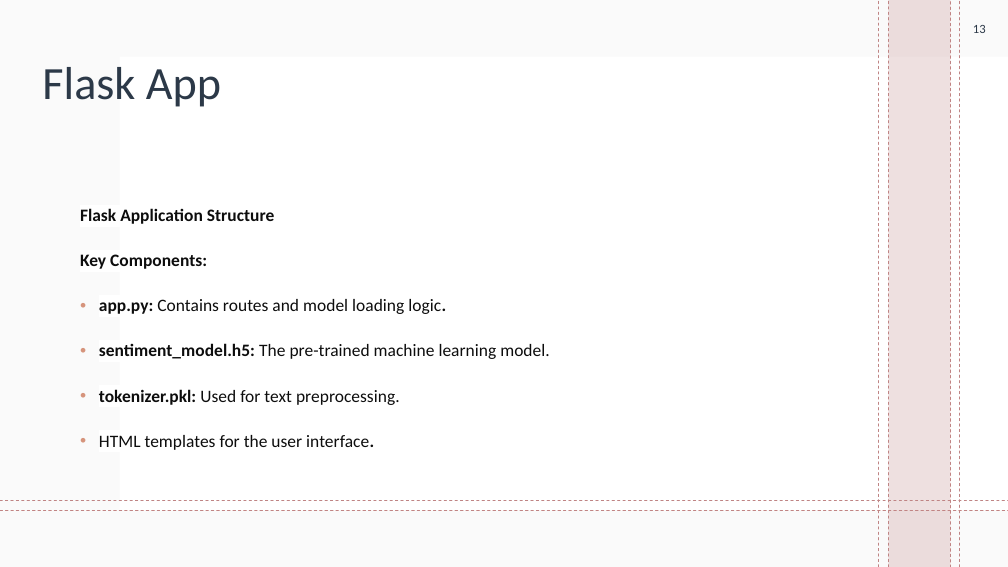
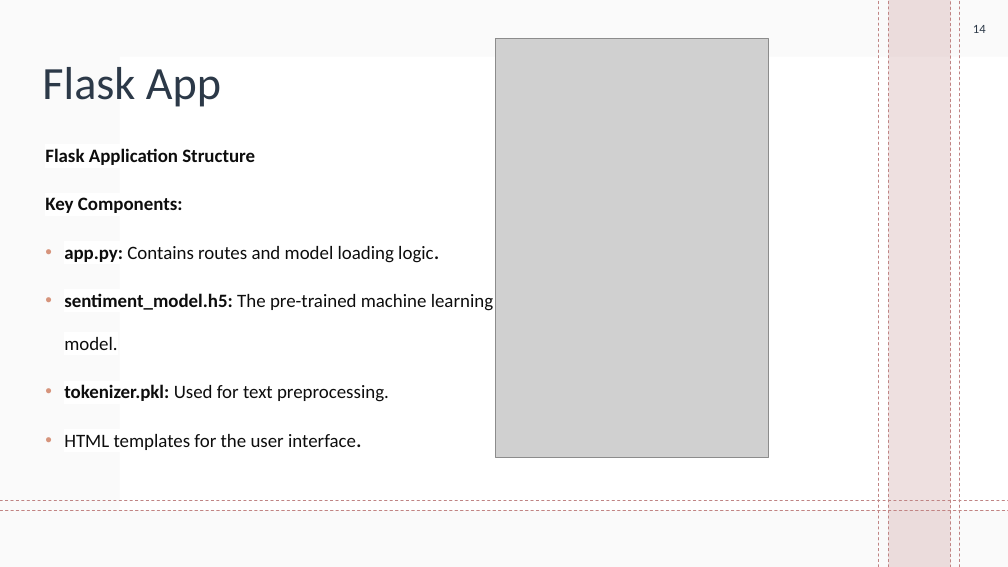
Before and after one commit to Hasansattar/Flaskapp_Amazon_Sentiment_Reviews, a slide deck: slide 14 of Amazon Product Review Sentiments presentation.pptx (slide 13 before the commit). Drawn at 1008x567 pixels with LibreOffice and Linux fonts; fonts in the diff are those of the drawing; grey boxes stand for pictures; background and template pictures are left out. Boxes give left, top, right and bottom in pixels: in the first picture for what was removed or moved away, otherwise in the second. Text is boxed around its words. In the diff, an @@ line names an element or a change of style, - is before the commit and + after.

```diff
--- a/Amazon Product Review Sentiments presentation.pptx
+++ b/Amazon Product Review Sentiments presentation.pptx
@@ page number at [973,25,986,33]: text changed @@
-13
+14
@@ picture added at [496,39,769,457] @@
@@ text "Flask Application Structure": place and size @@
-text "Flask Application Structure" at [80,208,549,450]
+text "Flask Application Structure" at [45,148,493,450]
@@ text "Flask Application Structure" at [45,148,493,450]: size 16.6 to 18 pt @@
```
Also in this commit, not shown: 10 other slides changed, 1 slide added, 1 other file.
